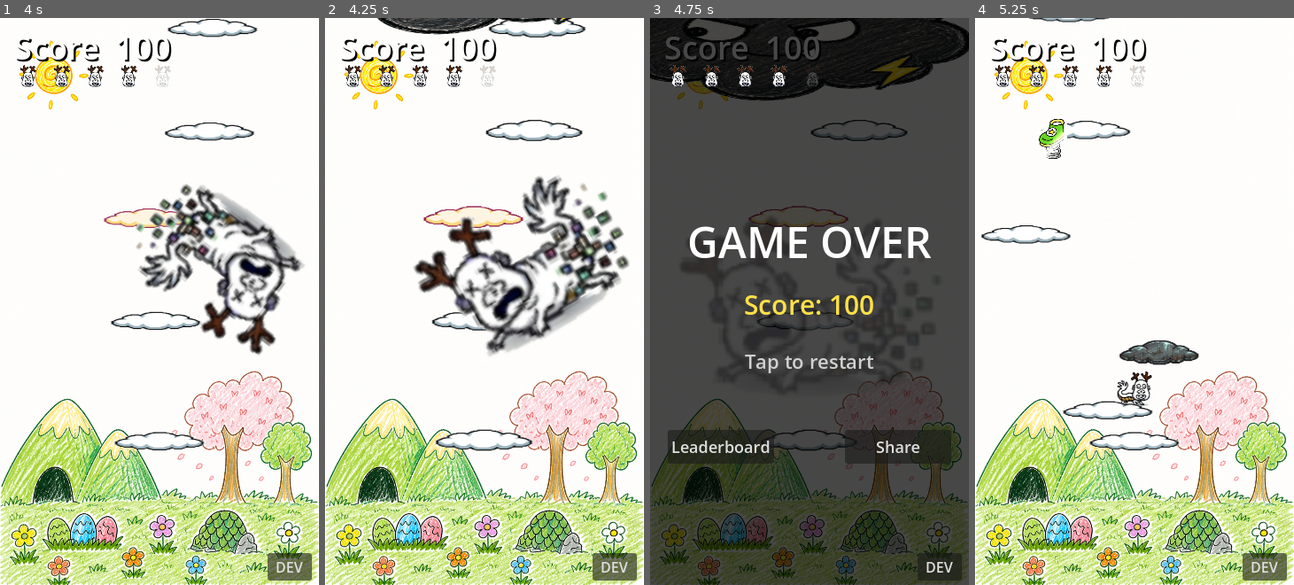
Above: before the commit, frames 1-4 (left to right).
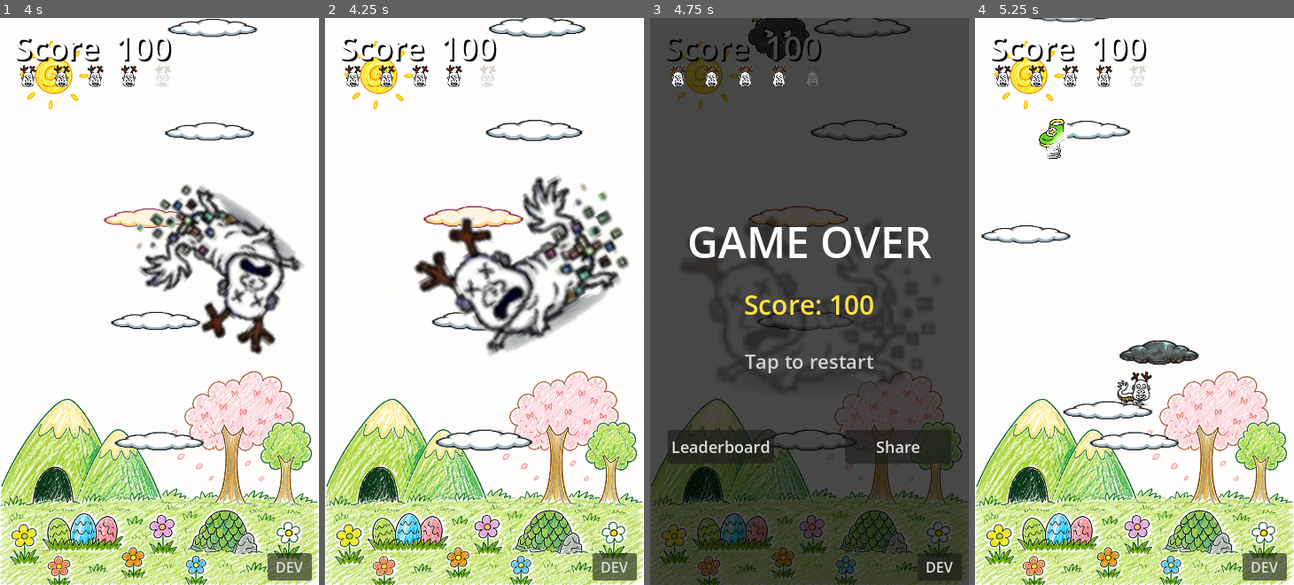
Above: after the commit, the same moments.

Repository: leo70623/Dragon_jump
Game: Godot game, scene res://start_screen.tscn
Same seed, same stepped clock (60 frames per second), same inputs: the game is played once before the commit and once after it.
Inputs (mouse positions are in pixels of both pictures, inside the frame that each line leads up to):
- Up to frame 1 (4 s): click (159, 301) at 0.52 s; type "Alex" at 0.6 s; click "OK" at 1.25 s; tap Enter at 2 s; move the mouse to (229, 273) at 2.02 s; hold Right (ui_right) 2.03-2.75 s; click (229, 273) at 2.17 s; drag from (95, 329) to (159, 437) at 2.77 s; move the mouse to (191, 176) at 3.52 s; hold Left (ui_left) from 3.53 s (still down)
- Up to frame 2 (4.25 s): keep holding Left (ui_left)
- Up to frame 3 (4.75 s): release Left (ui_left) at 4.25 s; drag from (793, 414) to (860, 131) at 4.27 s
- Up to frame 4 (5.25 s): click (1134, 301) at 5 s

Frame 1 is identical in both runs. In frame 2, 1.0% of the frame differs, in the area x 16-78%, y 0-3%; in frame 3, 8.9%, in the area x 0-100%, y 0-15%; in frame 4, nothing differs.

Commit message:
fix: set dark cloud scale to 0.15

Diff:
--- a/platform.gd
+++ b/platform.gd
@@ -82,6 +82,8 @@
 	var tex_w: float = _TEX_CLOUD_01.get_width()
 	var tex_h: float = _TEX_CLOUD_01.get_height()
 	_anim.scale = Vector2(CLOUD_W / tex_w, CLOUD_H / tex_h)
+	if platform_type == Type.DAMAGE:
+		_anim.scale = Vector2(0.15, 0.15)
 
 	var frames := SpriteFrames.new()
 
